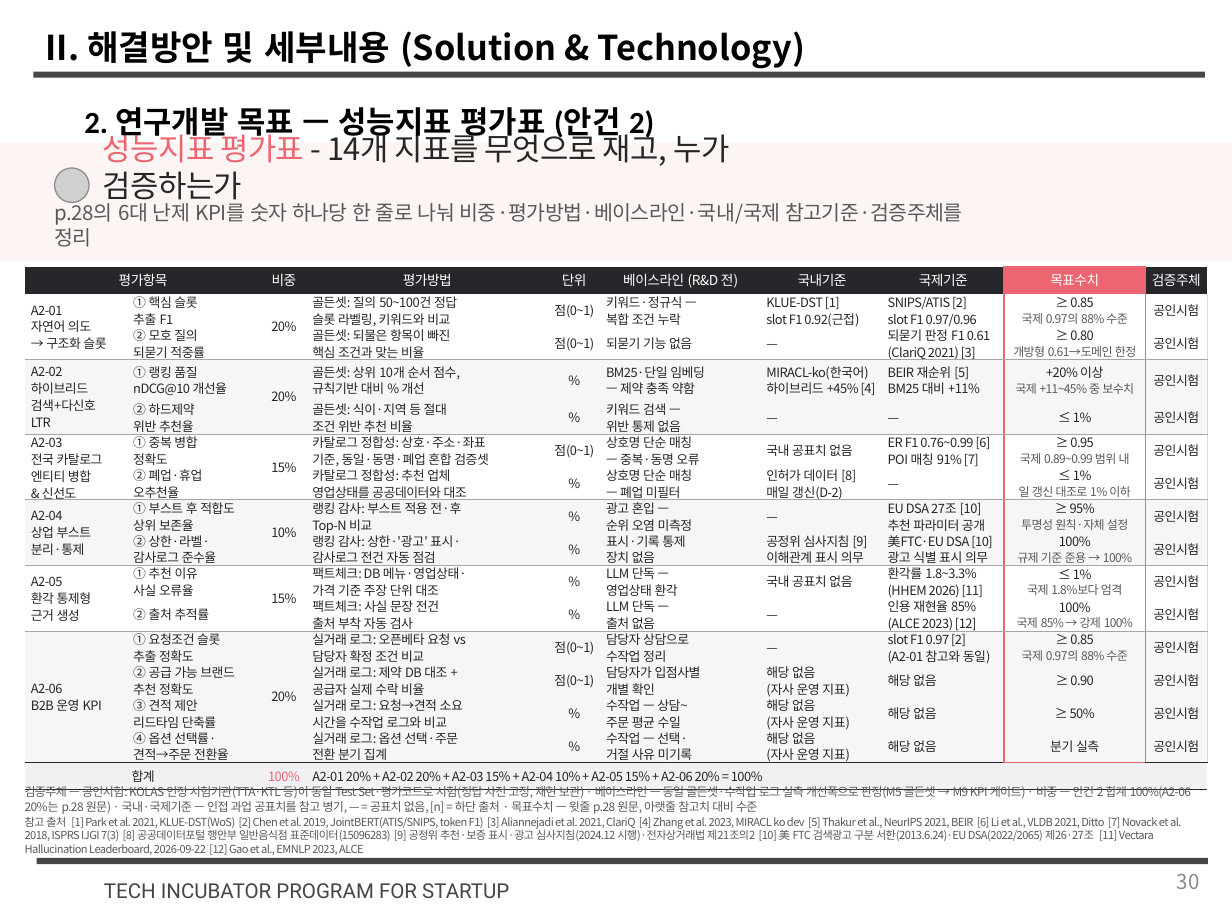
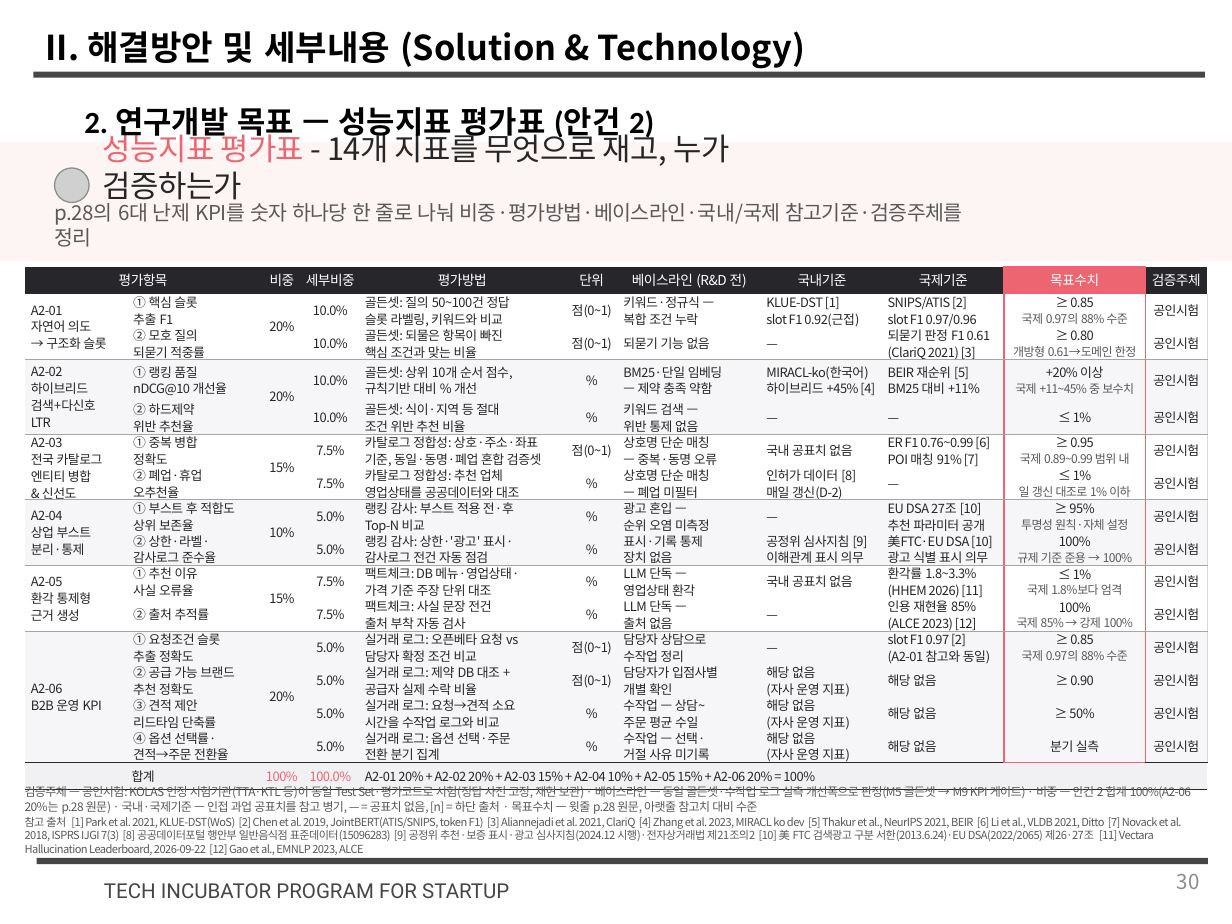
Before and after one commit to hsw4606/ddagiro-tips-task, a slide deck: slide 30 of BOX/(수정반영)딸기로컴퍼니_TIPS_연구개발계획서_신서식 0727_성능지표정리반영.pptx. Drawn at 1232x924 pixels with LibreOffice and Linux fonts; fonts in the diff are those of the drawing; grey boxes stand for pictures; background and template pictures are left out. Boxes give left, top, right and bottom in pixels: in the first picture for what was removed or moved away, otherwise in the second. Text is boxed around its words. In the diff, an @@ line names an element or a change of style, - is before the commit and + after.

```diff
--- a/BOX/(수정반영)딸기로컴퍼니_TIPS_연구개발계획서_신서식 0727_성능지표정리반영.pptx
+++ b/BOX/(수정반영)딸기로컴퍼니_TIPS_연구개발계획서_신서식 0727_성능지표정리반영.pptx
@@ table at [25, 267, 1206, 786] @@
+column 4: 세부비중 | 10.0% | 10.0% | 10.0% | 10.0% | 7.5% | 7.5% | 5.0% | 5.0% | 7.5% | 7.5% | 5.0% | 5.0% | 5.0% | 5.0% | 100.0%
```
Also in this commit, not shown: 1 other slide changed.
